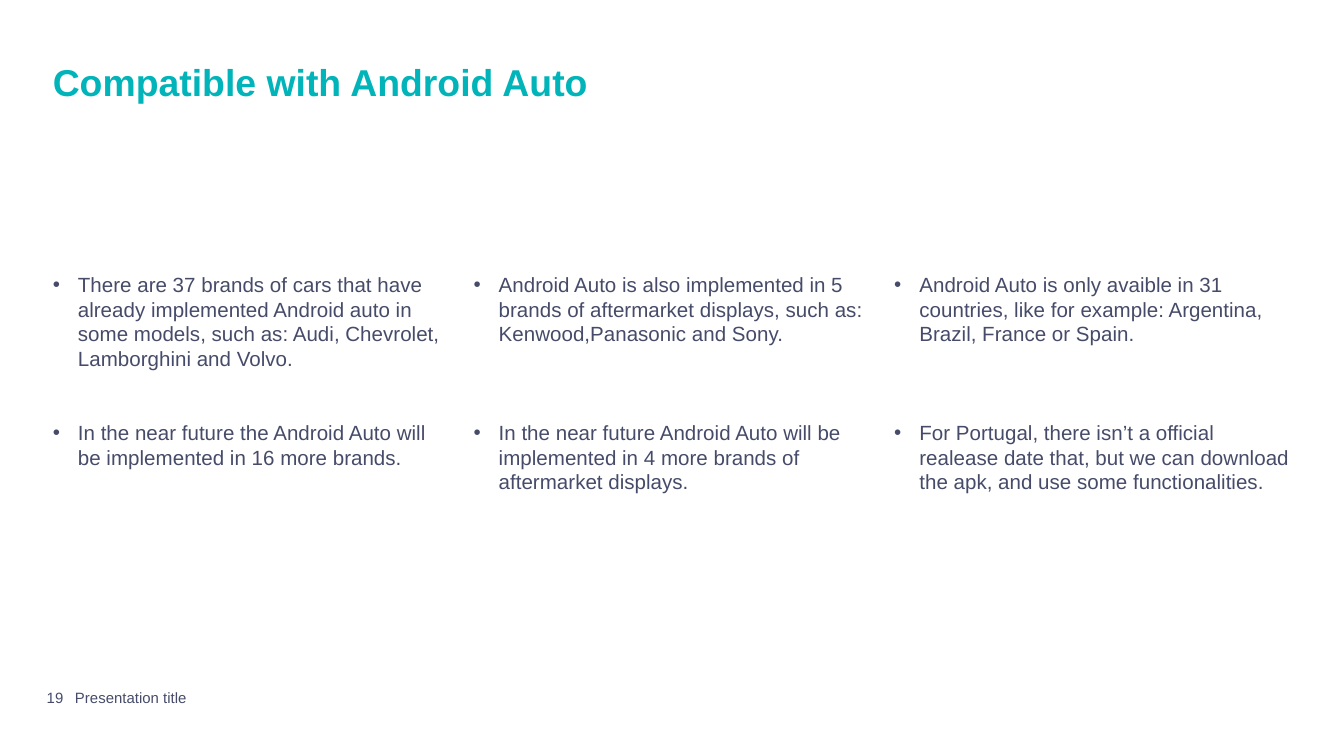
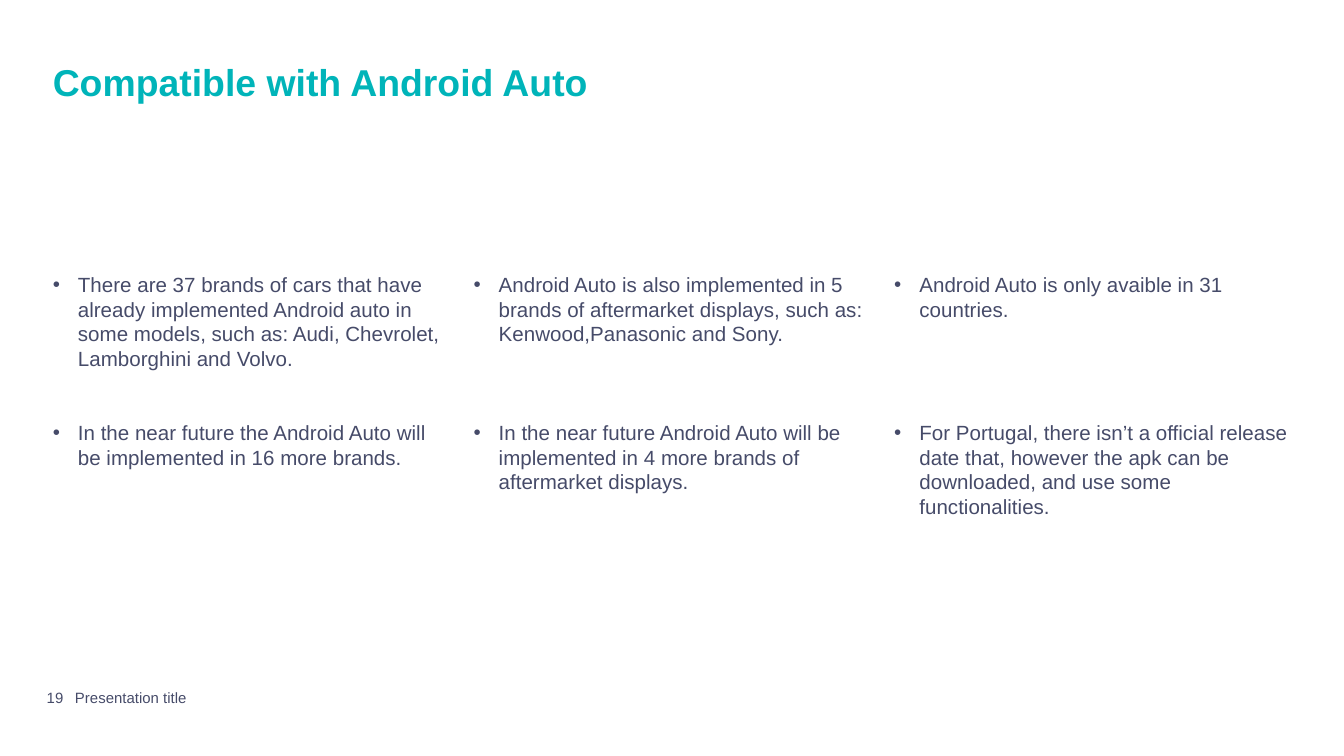
Before and after one commit to mpiresgro/AndroidAutoInfo, a slide deck: slide 19 of Final/Presentation_Joao_Mauro.pptx. Drawn at 1344x756 pixels with LibreOffice and Linux fonts; fonts in the diff are those of the drawing; background and template pictures are left out. Boxes give left, top, right and bottom in pixels: in the first picture for what was removed or moved away, otherwise in the second. Text is boxed around its words. In the diff, an @@ line names an element or a change of style, - is before the commit and + after.

```diff
--- a/Final/Presentation_Joao_Mauro.pptx
+++ b/Final/Presentation_Joao_Mauro.pptx
@@ text at <box>919,277,1287,514</box>: text changed @@
-• Android Auto is only avaible in 31 countries, like for example: Argentina, Brazil, France or Spain.
-• For Portugal, there isn’t a official realease date that, but we can download the apk, and use some functionalities.
+• Android Auto is only avaible in 31 countries.
+• For Portugal, there isn’t a official release date that, however the apk can be downloaded, and use some functionalities.
```
Also in this commit, not shown: 12 other slides changed, 18 slides removed.
